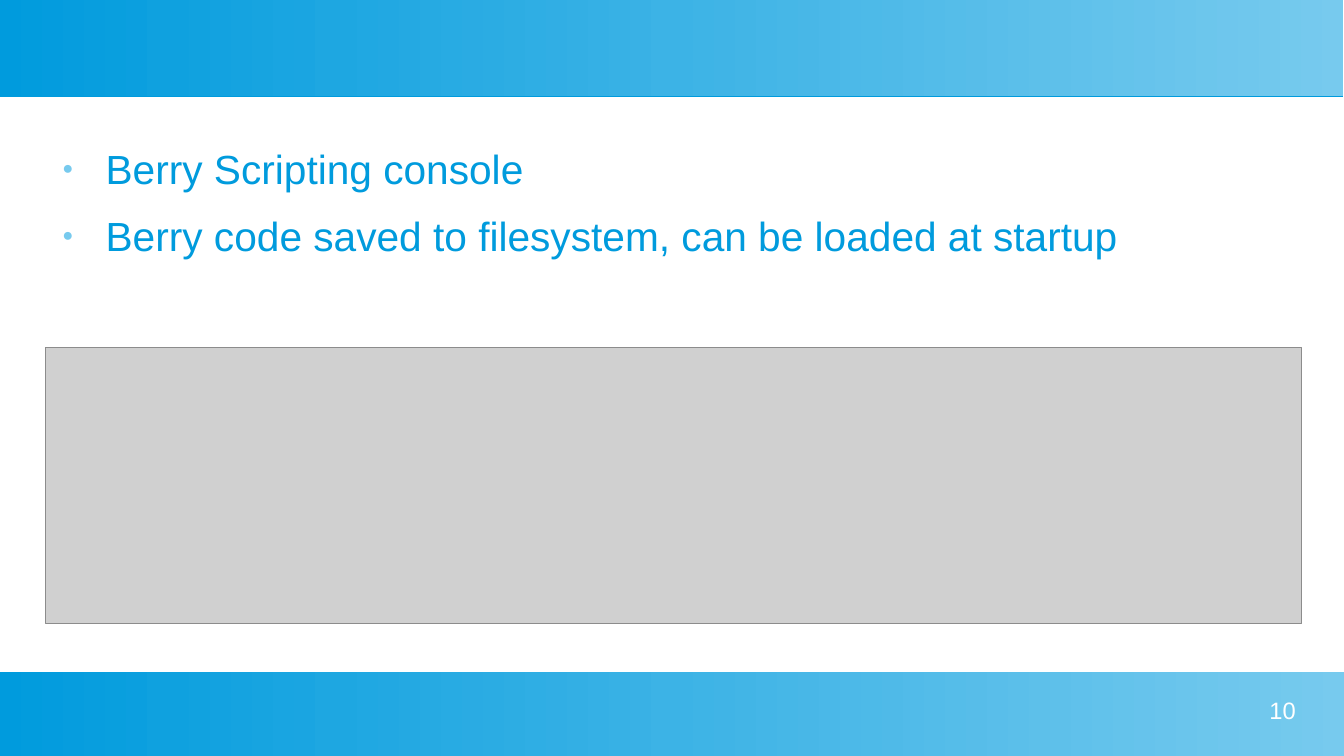
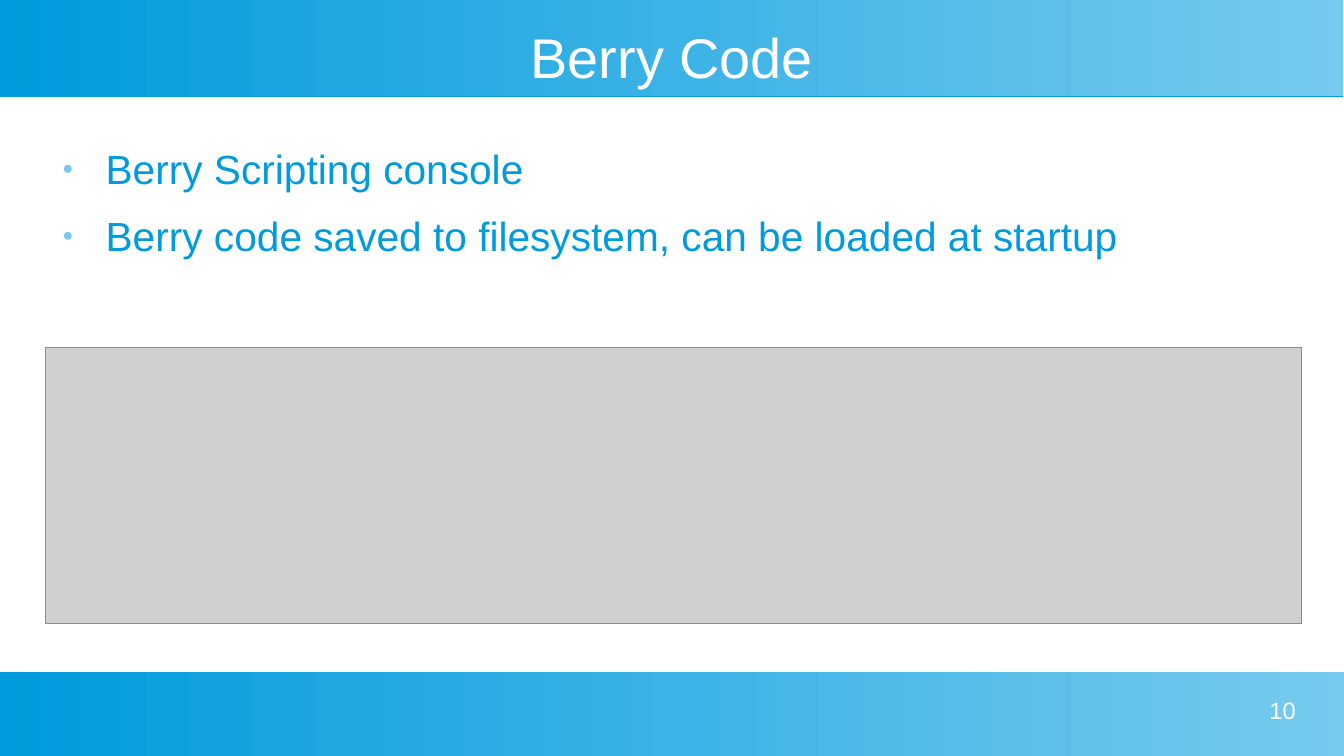
Before and after one commit to darrylb123/EO2024, a slide deck: slide 10 of EO2024-Tasmota+Berry.odp. Drawn at 1344x756 pixels with LibreOffice and Linux fonts; fonts in the diff are those of the drawing; grey boxes stand for pictures. Boxes give left, top, right and bottom in pixels: in the first picture for what was removed or moved away, otherwise in the second. Text is boxed around its words. In the diff, an @@ line names an element or a change of style, - is before the commit and + after.

```diff
--- a/EO2024-Tasmota+Berry.odp
+++ b/EO2024-Tasmota+Berry.odp
@@ title added at bbox=[531, 37, 814, 88], 33 pt, text #FFFFFF @@
+Berry Code
```
Also in this commit, not shown: 2 other slides changed.
